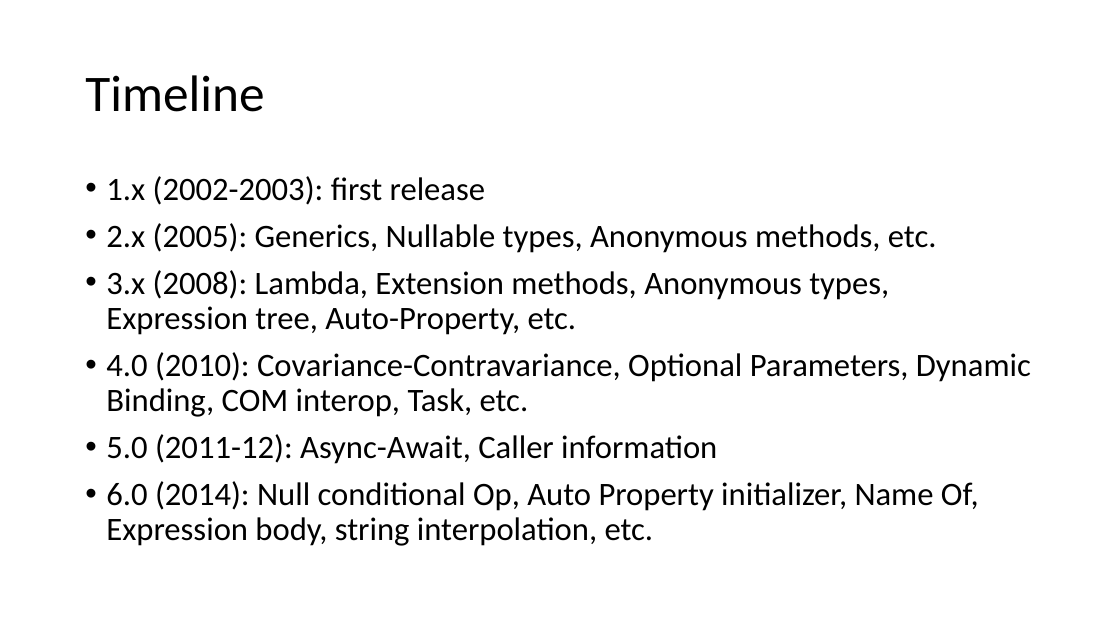
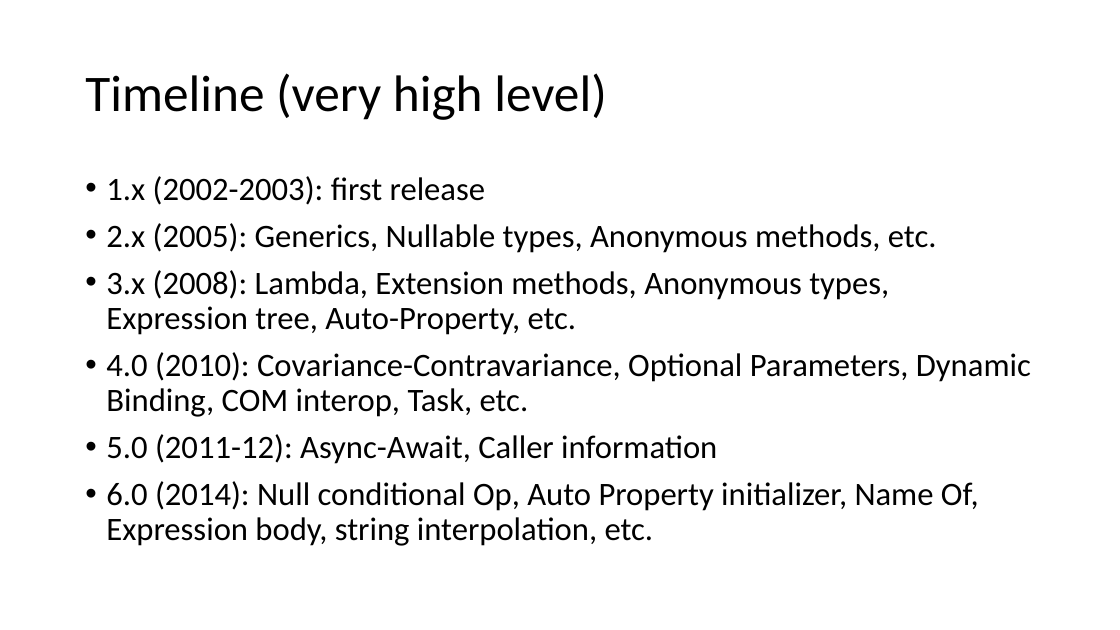
Before and after one commit to reazhaq/CSharp7, a slide deck: slide 2 of What’s New in C#7.pptx. Drawn at 1120x630 pixels with LibreOffice and Linux fonts; fonts in the diff are those of the drawing. Boxes give left, top, right and bottom in pixels: in the first picture for what was removed or moved away, otherwise in the second. Text is boxed around its words. In the diff, an @@ line names an element or a change of style, - is before the commit and + after.

```diff
--- a/What’s New in C#7.pptx
+++ b/What’s New in C#7.pptx
@@ title at <box>85,73,607,120</box>: text changed @@
-Timeline
+Timeline (very high level)
```
Also in this commit, not shown: 1 other slide changed, 1 slide added.
